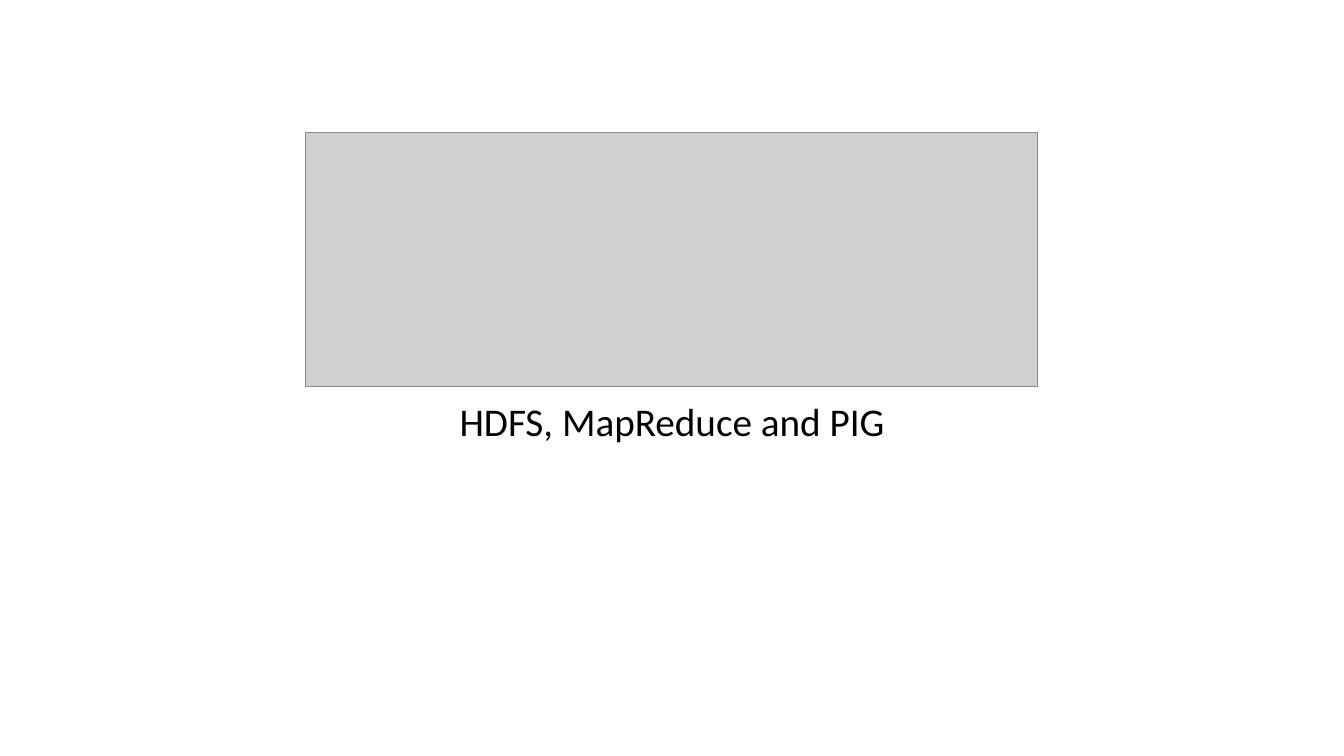
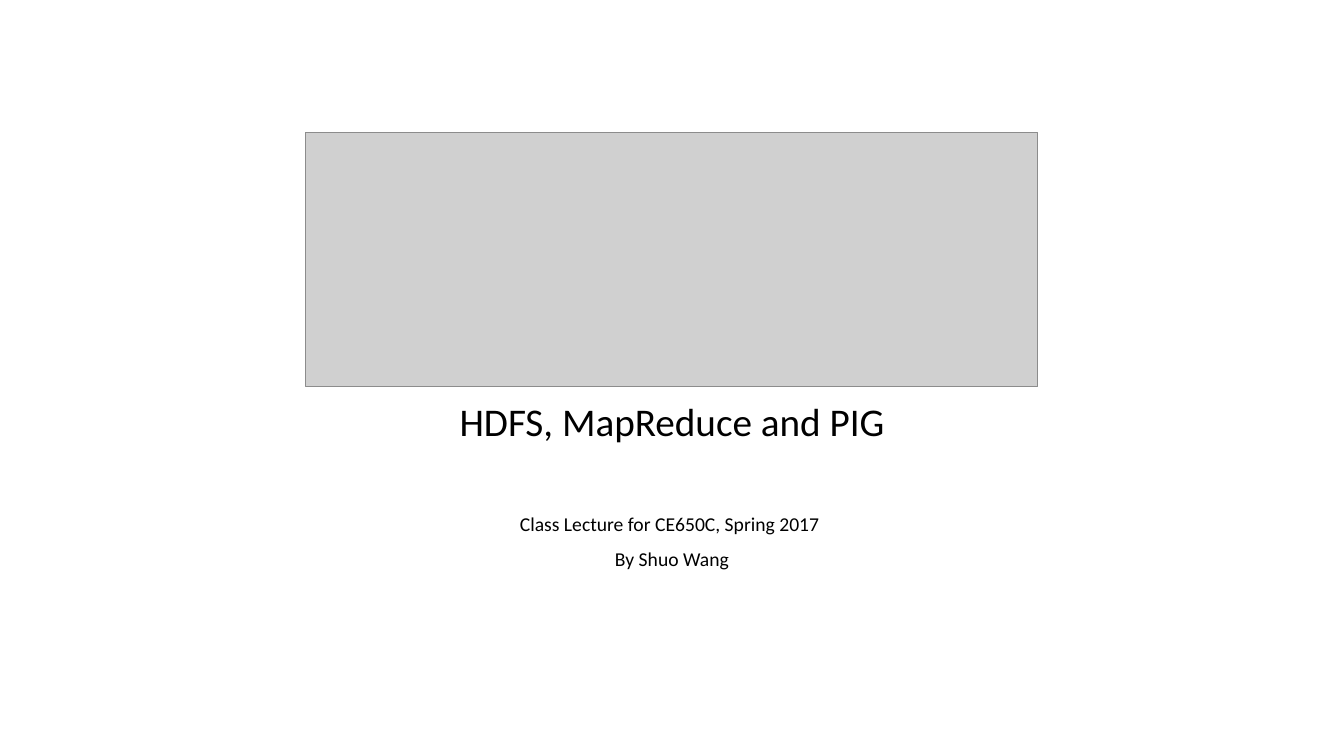
Before and after one commit to wkelongws/HadoopTraining, a slide deck: slide 1 of Lecture6.pptx. Drawn at 1344x756 pixels with LibreOffice and Linux fonts; fonts in the diff are those of the drawing; grey boxes stand for pictures. Boxes give left, top, right and bottom in pixels: in the first picture for what was removed or moved away, otherwise in the second. Text is boxed around its words. In the diff, an @@ line names an element or a change of style, - is before the commit and + after.

Commit message:
lecture added

```diff
--- a/Lecture6.pptx
+++ b/Lecture6.pptx
@@ subtitle at (520,517,819,570): paragraphs added @@
+Class Lecture for CE650C, Spring 2017
+By Shuo Wang
```
